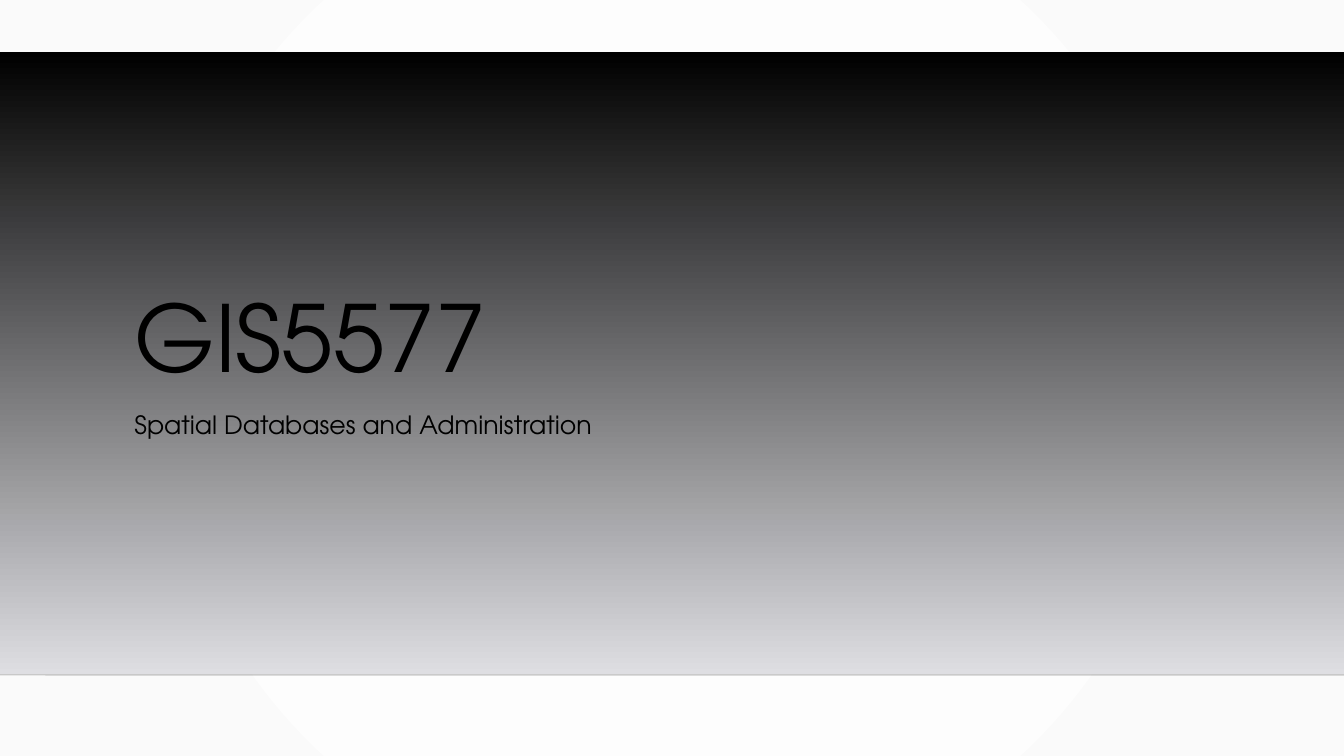
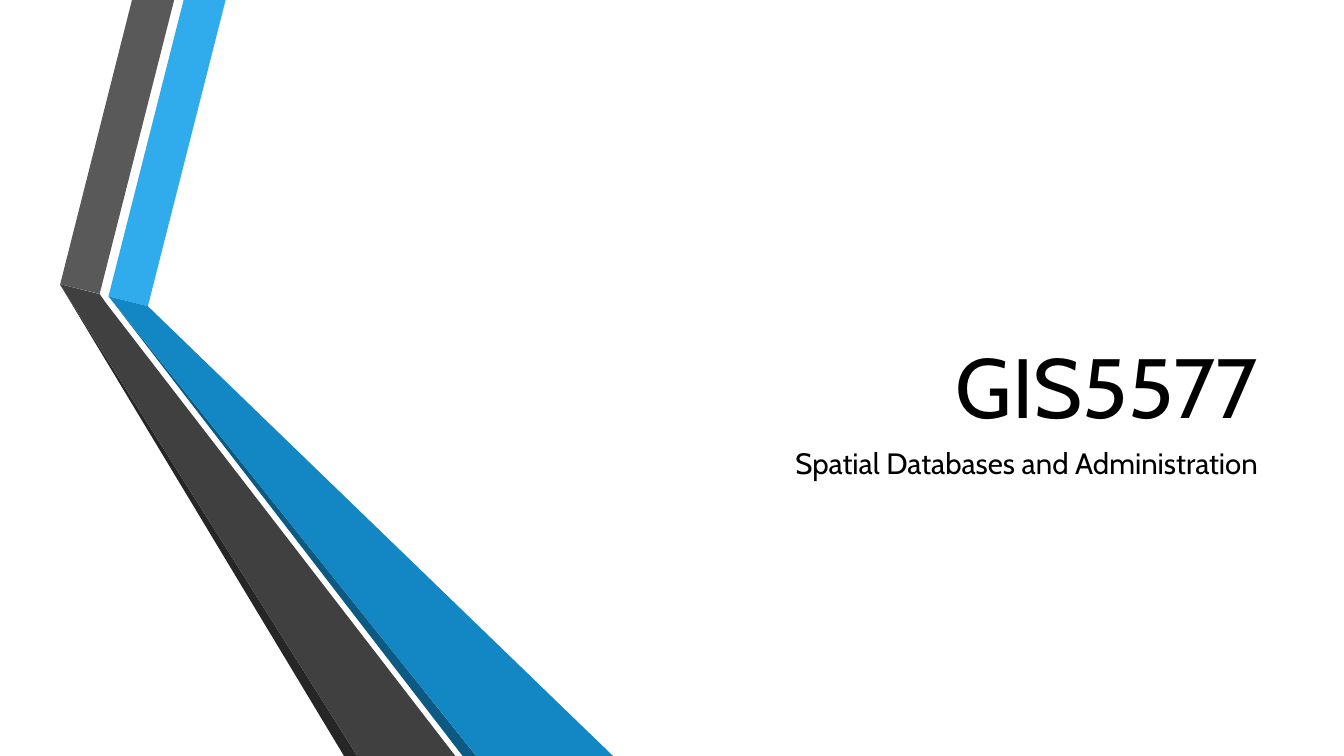
Before and after one commit to TomG007/gis5577, a slide deck: slide 1 of GIS5577.odp. Drawn at 1344x756 pixels with LibreOffice and Linux fonts; fonts in the diff are those of the drawing; background and template pictures are left out. Boxes give left, top, right and bottom in pixels: in the first picture for what was removed or moved away, otherwise in the second. Text is boxed around its words. In the diff, an @@ line names an element or a change of style, - is before the commit and + after.

```diff
--- a/GIS5577.odp
+++ b/GIS5577.odp
@@ background gradient #FFFFFF to #FAFAFA to picture (left out) @@
@@ freeform shape removed at [0, 51, 1344, 675] @@
@@ title "GIS5577": place and size @@
-title "GIS5577" at [134, 302, 486, 373]
+title "GIS5577" at [956, 358, 1258, 420]
@@ title "GIS5577" at [956, 358, 1258, 420]: size 66 to 60 pt, font TeX Gyre Adventor to Cabin; alignment left to right; line spacing 0.9 to 1 @@
@@ group added at [60, 0, 614, 756]: 6 freeform shapes @@
@@ subtitle "Spatial Databases and Administration": place and size @@
-subtitle "Spatial Databases and Administration" at [134, 415, 592, 439]
+subtitle "Spatial Databases and Administration" at [795, 452, 1258, 481]
@@ subtitle "Spatial Databases and Administration" at [795, 452, 1258, 481]: size 18 to 21 pt, font TeX Gyre Adventor to Cabin; alignment left to right; line spacing 1.2 to 1; more space between paragraphs @@
@@ line removed from (0, 675) to (1344, 675) @@
```
Also in this commit, not shown: 7 other slides changed, 3 other files.
